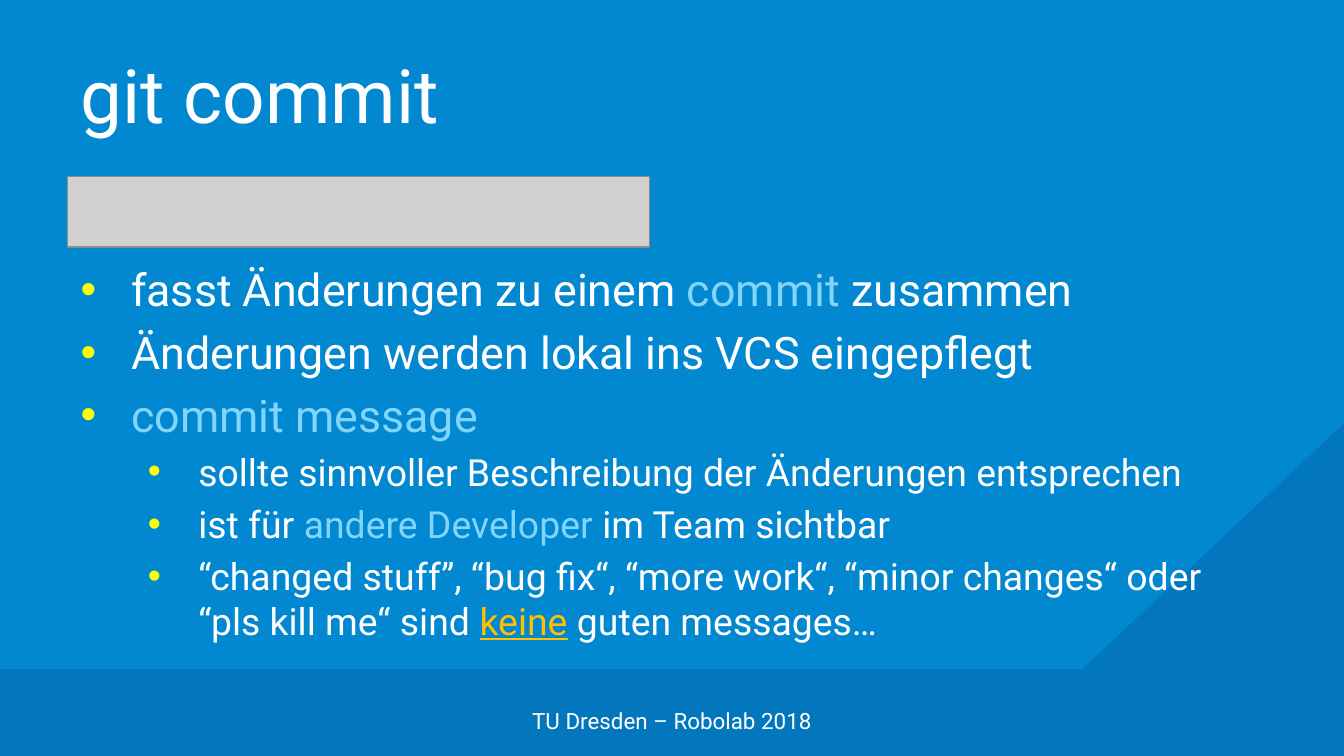
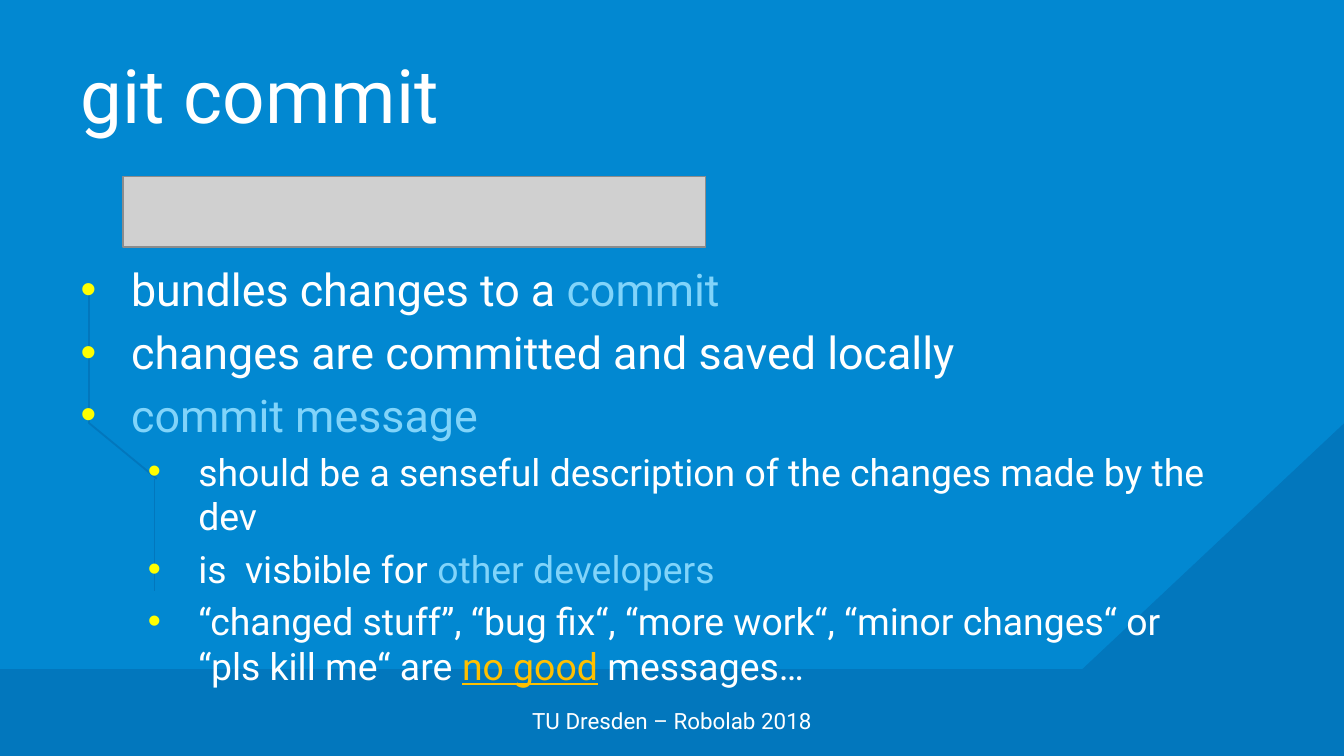
Before and after one commit to edisontrent1337/gitslides, a slide deck: slide 18 of Git.pptx. Drawn at 1344x756 pixels with LibreOffice and Linux fonts; fonts in the diff are those of the drawing; grey boxes stand for pictures; background and template pictures are left out. Boxes give left, top, right and bottom in pixels: in the first picture for what was removed or moved away, otherwise in the second. Text is boxed around its words. In the diff, an @@ line names an element or a change of style, - is before the commit and + after.

```diff
--- a/Git.pptx
+++ b/Git.pptx
@@ picture: place and size @@
-picture at [67,176,649,247]
+picture at [124,176,706,247]
@@ line added from (89, 289) to (89, 423), #0277BD 1 pt @@
@@ text at [131,272,954,379]: text changed @@
-• fasst Änderungen zu einem commit zusammen
-• Änderungen werden lokal ins VCS eingepflegt
+• bundles changes to a commit
+• changes are committed and saved locally
@@ line added from (89, 423) to (157, 478), #0277BD 1 pt @@
@@ line added from (155, 478) to (155, 591), #0277BD 1 pt @@
@@ text at [198,457,1205,688]: text changed @@
-  • sollte sinnvoller Beschreibung der Änderungen entsprechen
-  • ist für andere Developer im Team sichtbar
-  • “changed stuff”, “bug fix“, “more work“, “minor changes“ oder
-    “pls kill me“ sind keine guten messages…
+  • should be a senseful description of the changes made by the dev
+  • is visbible for other developers
+  • “changed stuff”, “bug fix“, “more work“, “minor changes“ or
+    “pls kill me“ are no good messages…
```
Also in this commit, not shown: 20 other slides changed, 7 slides added, 2 slides removed, 1 other file.
